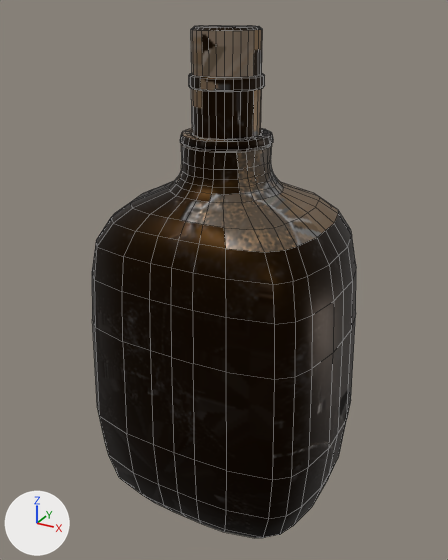
An edit to the FBX model Assets/_Visual/Environment/Restaurant/Internal/Drinks/Whisky 2 .fbx, drawn before and after from the same camera.
Before and after are seen from a 50 mm lens placed at (0.178, -0.326, 0.329), pointed at (-0.002, 0.001, 0.165). Every picture has the same lights, and +X, +Y and +Z are marked at lower left. Mesh edges are drawn as thin lines.
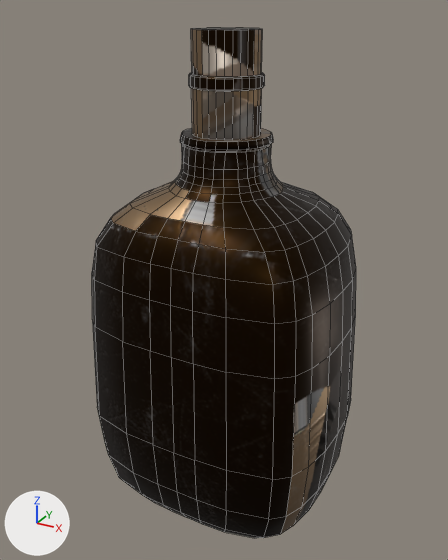
Changed parts and their boxes (x1, y1, x2, y2) in the pictures (448 x 560 px):
'Cube.001', reshaped, turned: before (92, 26, 356, 538); after (92, 28, 356, 538)
part 1 of me_cube_005, cut back: before (181, 26, 272, 142); after (181, 28, 272, 142)

Edits to the bpy script that builds the scene:
```text
Change me_cube_005:
    used by ob_cube_001; location = (0.0, 0.0, 0.0); rotation_euler = (1.571, 0.0, 0.0), in degrees (90, 0, 0); scale = (0.01, 0.01, 0.01)
    remove me_cube_005.from_pydata(...)  # 957 vertices, 925 faces; spans x -8.3..8.3, y 0.0..32.0, z -6.8..6.8
    add me_cube_005.from_pydata(...)  # 789 vertices, 758 faces; spans x -8.3..8.3, y 0.0..31.8, z -6.8..6.8
    me_cube_005 part 1
    164 vertices are removed from x -2.4..2.4, y 25.3..32.0, z -2.4..2.4
    221 faces are deleted
    24 vertices are added at x -2.1..2.1, y 28.8..29.5, z -2.1..2.1
    82 new faces join them
Change ob_cube_001:
    ob_cube_001.rotation_euler: (1.571, 0.0, 0.0) -> (1.571, 0.0, -3.142)  # degrees (90, 0, 0) -> degrees (90, 0, -180)
```
